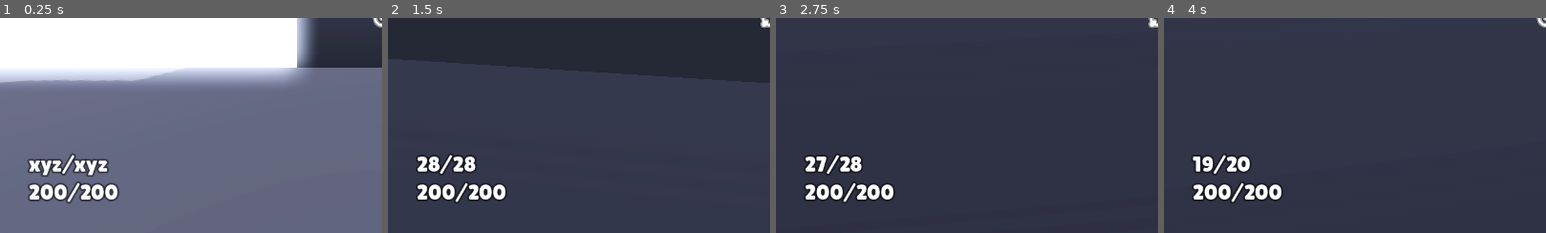
Above: before the commit, frames 1-4 (left to right).
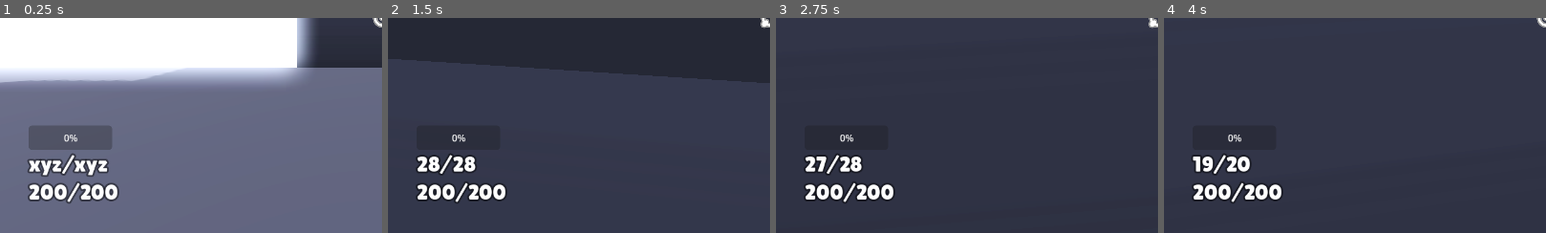
Above: after the commit, the same moments.

Repository: MarlonGamez/fps
Game: Godot game, scene res://scenes/main.tscn
Same seed, same stepped clock (60 frames per second), same inputs: the game is played once before the commit and once after it.
Inputs (mouse positions are % of the whole screen's width and height, from its top left):
- Up to frame 1 (0.25 s): no input
- Up to frame 2 (1.5 s): move the mouse to (55, 50) at 0.52 s; hold W (move_forward) from 0.53 s (still down); click (55, 50) at 0.6 s; tap Space (jump) at 0.77 s; move the mouse to (45, 50) at 1.27 s; tap E (weapon_toggle) at 1.35 s
- Up to frame 3 (2.75 s): keep holding W (move_forward); tap Space (jump) at 1.52 s; move the mouse to (52, 48) at 2.02 s; click (52, 48) at 2.1 s
- Up to frame 4 (4 s): keep holding W (move_forward); move the mouse to (49, 52) at 2.77 s; tap E (weapon_toggle) at 2.85 s; tap Space (jump) at 3.02, 3.77 s; move the mouse to (57, 51) at 3.52 s; click (57, 51) at 3.6 s
The pictures show only the part of the screen within x 0-50%, y 50-100%; the shares and areas given below are measured in that part.

The runs differ from the first frame. In frame 1, 2.4% of the frame differs, in the area x 7-30%, y 50-62%; in frame 2, less than 0.1%; in frame 3, less than 0.1%; in frame 4, less than 0.1%.

Commit message:
feat: charge weapons

Diff:
--- a/components/weapon_component.gd
+++ b/components/weapon_component.gd
@@ -1,5 +1,10 @@
 extends Node3D
 class_name WeaponComponent
+
+@export var wielder: Node3D
+@export var wielder_head: Node3D
+@export var head_aimer: Node3D
+
 
 @export var weapons: Array[Weapon] = []
 var ammo_counts: Array[int]
@@ -9,9 +14,11 @@
 signal weapon_changed(magazine_size: int)
 signal fired(remaining_bullets: int)
 signal reloaded(magazine_size: int)
+signal charging(percent: float)
 
 @onready var cooldown_timer = $Cooldown
 @onready var reload_timer = $Reload
+@onready var charge_timer = $Charge
 
 func _ready():
 	for w in weapons:
@@ -19,6 +26,12 @@
 	change_weapon(0)
 	reload_weapon()
 	reload_timer.timeout.connect(_reload_weapon)
+	charge_timer.timeout.connect(_fire_weapon)
+
+func _physics_process(_delta: float):
+	if !charge_timer.is_stopped():
+		charging.emit((curr_weapon.charge_time - charge_timer.time_left) / curr_weapon.charge_time)
+
 
 func size() -> int:
 	return weapons.size()
@@ -34,7 +47,18 @@
 
 	weapon_changed.emit(shots_remaining(curr_i))
 
-func fire_weapon(wielder, wielder_head: Vector3, head_aimer: Node3D):
+
+func start_charging_weapon():
+	if !charge_timer.is_stopped():
+		return
+	charge_timer.start(curr_weapon.charge_time)
+
+func stop_charging_weapon():
+	if charge_timer.is_stopped():
+		return
+	charge_timer.stop()
+
+func fire_weapon():
 	if !reload_timer.is_stopped():
 		return # reloading -> don't fire
 	if needs_reload(curr_i): # needs reload -> reload
@@ -43,11 +67,18 @@
 	if !cooldown_timer.is_stopped():
 		return # Cooldown for shooting
 
-	curr_weapon.fire(wielder, wielder_head, head_aimer)
+	if curr_weapon.chargeable:
+		start_charging_weapon()
+		return
+
+	_fire_weapon()
+
+func _fire_weapon():
+	curr_weapon.fire(wielder, wielder_head.position, head_aimer)
 	ammo_counts[curr_i] -= 1
 	fired.emit(shots_remaining(curr_i))
+	charging.emit(0)
 	cooldown_timer.start(curr_weapon.cooldown)
-
 
 func reload_weapon():
 	if !reload_timer.is_stopped(): return # already reloading -> don't reload
--- a/components/weapon_component.tscn
+++ b/components/weapon_component.tscn
@@ -10,3 +10,6 @@
 
 [node name="Cooldown" type="Timer" parent="."]
 one_shot = true
+
+[node name="Charge" type="Timer" parent="."]
+one_shot = true
--- a/objects/enemy.gd
+++ b/objects/enemy.gd
@@ -28,7 +28,7 @@
 	raycast.force_raycast_update()
 	if raycast.is_colliding():
 		pass
-		weapons.fire_weapon(self, raycast.position, raycast)
+		weapons.fire_weapon()
 
 
 # Take damage
--- a/objects/enemy.tscn
+++ b/objects/enemy.tscn
@@ -40,7 +40,10 @@
 [node name="Health" parent="." instance=ExtResource("4_k84l3")]
 MAX_HEALTH = 100
 
-[node name="Weapon" parent="." instance=ExtResource("5_jxbra")]
+[node name="Weapon" parent="." node_paths=PackedStringArray("wielder", "wielder_head", "head_aimer") instance=ExtResource("5_jxbra")]
+wielder = NodePath("..")
+wielder_head = NodePath("../RayCast")
+head_aimer = NodePath("../RayCast")
 weapons = Array[Resource("res://scripts/weapon.gd")]([ExtResource("6_2prts")])
 
 [node name="Hurtbox" parent="." node_paths=PackedStringArray("health") instance=ExtResource("4_5j7on")]
--- a/objects/player.gd
+++ b/objects/player.gd
@@ -140,7 +140,9 @@
 # Shooting
 func action_shoot():
 	if Input.is_action_pressed("shoot"):
-		weapons.fire_weapon(self, head.position, camera)
+		weapons.fire_weapon()
+	elif Input.is_action_just_released("shoot"):
+		weapons.stop_charging_weapon()
 
 # Toggle between available weapons
 func action_weapon_toggle():
--- a/objects/player.tscn
+++ b/objects/player.tscn
@@ -11,6 +11,7 @@
 [ext_resource type="PackedScene" uid="uid://cmdqaxywvkofp" path="res://components/health_component.tscn" id="8_1ynqb"]
 [ext_resource type="Resource" uid="uid://uhve3madfm8n" path="res://weapons/smg.tres" id="8_02iv7"]
 [ext_resource type="PackedScene" uid="uid://gsxginp1rirh" path="res://components/gravity_component.tscn" id="9_kdit3"]
+[ext_resource type="Resource" uid="uid://0ww058eh32ey" path="res://weapons/charge-blaster.tres" id="9_p41id"]
 [ext_resource type="PackedScene" uid="uid://wtvmplhayrom" path="res://components/movement_component.tscn" id="11_papk8"]
 
 [sub_resource type="CapsuleShape3D" id="CapsuleShape3D_kcmai"]
@@ -39,8 +40,11 @@
 [node name="CollisionShape3D" type="CollisionShape3D" parent="Hurtbox"]
 shape = SubResource("CapsuleShape3D_kcmai")
 
-[node name="Weapon" parent="." instance=ExtResource("5_pg7n0")]
-weapons = Array[Resource("res://scripts/weapon.gd")]([ExtResource("3_kr4p8"), ExtResource("7_it7kf"), ExtResource("8_02iv7")])
+[node name="Weapon" parent="." node_paths=PackedStringArray("wielder", "wielder_head", "head_aimer") instance=ExtResource("5_pg7n0")]
+wielder = NodePath("..")
+wielder_head = NodePath("../Head")
+head_aimer = NodePath("../Head/Camera")
+weapons = Array[Resource("res://scripts/weapon.gd")]([ExtResource("3_kr4p8"), ExtResource("7_it7kf"), ExtResource("8_02iv7"), ExtResource("9_p41id")])
 
 [node name="Collider" type="CollisionShape3D" parent="."]
 transform = Transform3D(1, 0, 0, 0, 1, 0, 0, 0, 1, 0, 0.55, 0)
--- a/scenes/main.tscn
+++ b/scenes/main.tscn
@@ -68,6 +68,13 @@
 label_settings = SubResource("LabelSettings_fpmwk")
 vertical_alignment = 2
 
+[node name="Charge" type="ProgressBar" parent="HUD"]
+offset_left = 48.0
+offset_top = 540.0
+offset_right = 188.0
+offset_bottom = 581.0
+max_value = 1.0
+
 [node name="Enemies" type="Node" parent="."]
 
 [node name="enemy-flying" parent="Enemies" node_paths=PackedStringArray("player") instance=ExtResource("8_7ty2f")]
--- a/scripts/hud.gd
+++ b/scripts/hud.gd
@@ -2,16 +2,24 @@
 
 @export var player: Player
 
+@onready var health: Label = $Health
+@onready var ammo: Label = $Ammo
+@onready var charge: ProgressBar = $Charge
+
 func _ready():
-	$Health.text = "%s/%s" % [player.health.health, player.health.MAX_HEALTH]
+	health.text = "%s/%s" % [player.health.health, player.health.MAX_HEALTH]
 	player.health.updated.connect(_on_health_updated)
 	player.weapons.reloaded.connect(_on_bullets_updated)
 	player.weapons.weapon_changed.connect(_on_bullets_updated)
 	player.weapons.fired.connect(_on_bullets_updated)
+	player.weapons.charging.connect(_on_charge_updated)
 
 
-func _on_health_updated(health):
-	$Health.text = "%s/%s" % [player.health.health, player.health.MAX_HEALTH]
+func _on_health_updated(_health_delta: int):
+	health.text = "%s/%s" % [player.health.health, player.health.MAX_HEALTH]
 
 func _on_bullets_updated(bullets):
-	$Ammo.text = "%s/%s" % [bullets, player.weapons.curr_weapon.max_shots()]
+	ammo.text = "%s/%s" % [bullets, player.weapons.curr_weapon.max_shots()]
+
+func _on_charge_updated(percent: float):
+	charge.set_value_no_signal(percent)
--- a/scripts/weapon.gd
+++ b/scripts/weapon.gd
@@ -4,6 +4,8 @@
 @export_range(0, 1) var cooldown: float = 0.1  # Firerate
 @export_range(0, 100) var damage: float = 25  # Damage per hit
 @export_range(0, 50) var knockback: int = 20  # Amount of knockback
+@export var chargeable: bool = false  # Can the weapon be charged?
+@export_range(0, 10.0) var charge_time: float = 0.0 # Time to charge
 
 func needs_reload() -> bool:
     return false
--- /dev/null
+++ b/weapons/charge-blaster.tres
@@ -0,0 +1,28 @@
+[gd_resource type="Resource" script_class="ProjectileWeapon" load_steps=4 format=3 uid="uid://0ww058eh32ey"]
+
+[ext_resource type="Texture2D" uid="uid://2jld33y6h5pq" path="res://sprites/crosshair.png" id="1_3m4wj"]
+[ext_resource type="PackedScene" uid="uid://b2p7bbkuxf7m" path="res://models/blaster.glb" id="2_s1rbf"]
+[ext_resource type="Script" path="res://scripts/weapon/projectile_weapon.gd" id="3_f13av"]
+
+[resource]
+resource_local_to_scene = true
+script = ExtResource("3_f13av")
+model = ExtResource("2_s1rbf")
+position = Vector3(0, 0, 0)
+rotation = Vector3(0, 180, 0)
+muzzle_position = Vector3(0.1, -0.4, 1.5)
+max_distance = 10
+spread = 0.5
+shot_count = 5
+magazine_size = 5
+reload_time = 2.0
+bullet_speed = 15.0
+bullet_grav = 0.0
+bullet_lifetime = 2.0
+sound_shoot = "sounds/blaster.ogg"
+crosshair = ExtResource("1_3m4wj")
+cooldown = 0.237
+damage = 13.0
+knockback = 20
+chargeable = true
+charge_time = 0.5
Not shown: 1 places in objects/player.tscn that only renumber resources
